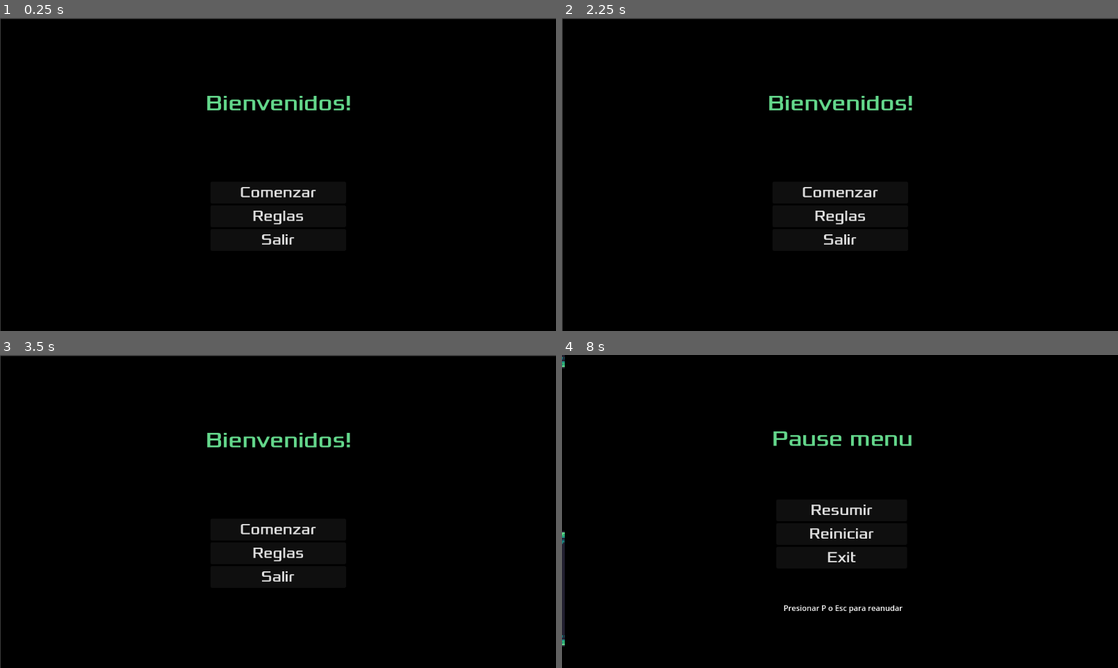
Above: before the commit, frames 1-4 (two rows, left to right).
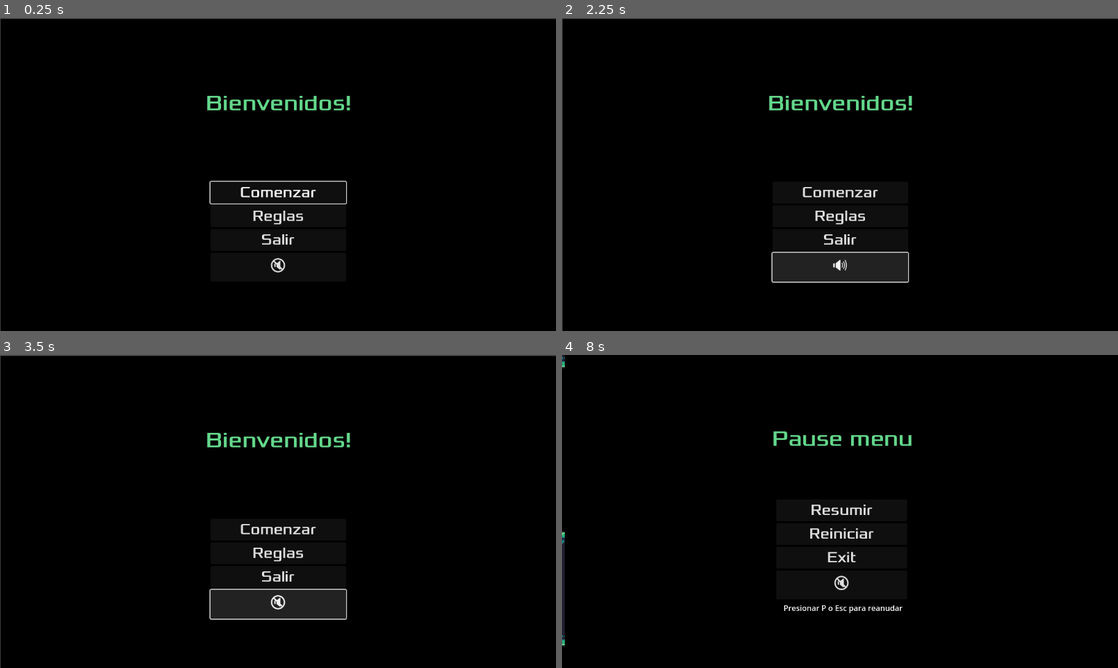
Above: after the commit, the same moments.

Repository: itsjoacor/Boss2
Game: Godot game, scene res://Menu/Main Menu/main_menu.tscn
Two runs of this game, one before a commit and one after it. Both use one fixed random seed, a clock stepped at 60 frames per second and the inputs below. Sound files missing from this copy of the repository are replaced by a short silence.
Inputs (mouse positions are in pixels of both pictures, inside the frame that each line leads up to):
- Up to frame 1 (0.25 s): no input
- Up to frame 2 (2.25 s): click "Reglas" at 0.5 s; click "Atras" at 1.25 s; click (840, 268) at 2 s, where only the run after the commit has a clickable "🔇"
- Up to frame 3 (3.5 s): click (278, 605) at 2.75 s, where only the run after the commit has a clickable "🔊"
- Up to frame 4 (8 s): click "Comenzar" at 3.5 s; tap Enter (ui_accept) at 4.25, 5.1, 6.6 s; hold Enter (ui_accept) 4.28-5.03 s; hold D (move_right) 4.28-5.78 s; tap J (jump) at 4.52, 5.27, 6.77, 7.52 s; hold A (move_left) 5.78-6.53 s; hold Enter (ui_accept) 5.78-6.53 s; hold D (move_right) from 6.53 s (still down); hold Enter (ui_accept) from 7.28 s (still down); tap P (pause) at 7.9 s

The runs differ from the first frame. In frame 1, 0.3% of the frame differs, in the area x 37-63%, y 52-82%; in frame 2, 2.5%, in the area x 37-63%, y 74-85%; in frame 3, 2.5%; in frame 4, less than 0.1%.

Commit message:
Joystick full func

Diff:
--- a/NewGmePlattformer/Levels/level.gd
+++ b/NewGmePlattformer/Levels/level.gd
@@ -49,6 +49,3 @@
 func _resume_game():
 	get_tree().paused = false
 	pause_menu.visible = false # Hide the pause menu
-
-func _process(delta):
-	print("Paused state: ", get_tree().paused)
--- a/NewGmePlattformer/Menu/Game Over/game_over.gd
+++ b/NewGmePlattformer/Menu/Game Over/game_over.gd
@@ -1,7 +1,8 @@
 extends CanvasLayer
 
 func _ready():
-	# Wait until the scene is fully ready
+	$Options/RetryButton.grab_focus()
+
 	await get_tree().process_frame
 	$Tiempo.text = "Tiempo: " + Global.get_formatted_time()
 	$Gemas.text = "Gemas: " + str(Global.gems_collected)
--- a/NewGmePlattformer/Menu/Game Won/game_won.gd
+++ b/NewGmePlattformer/Menu/Game Won/game_won.gd
@@ -1,7 +1,7 @@
 extends CanvasLayer
 
 func _ready():
-	# Wait until the scene is fully ready
+	$Options/Restart.grab_focus()
 
 	await get_tree().process_frame
 	$Tiempo.text = "Tiempo: " + Global.get_formatted_time()
--- a/NewGmePlattformer/Menu/Main Menu/main_menu.gd
+++ b/NewGmePlattformer/Menu/Main Menu/main_menu.gd
@@ -1,8 +1,8 @@
 extends CanvasLayer
 
-# Called when the node enters the scene tree for the first time.
 func _ready():
-	pass
+	$Options/Comenzar.grab_focus()
+	_update_mute_button()
 
 func _on_start_button_pressed():
 	Global.start_timer()
@@ -12,6 +12,20 @@
 	Global.gems_collected = 0  # Reset gems
 	get_tree().quit()
 
-
 func _on_reglas_pressed() -> void:
 	get_tree().change_scene_to_file("res://Menu/Rules/Rules.tscn")
+
+func _on_mute_button_pressed():
+	Global.is_muted = !Global.is_muted
+	if Global.is_muted:
+		AudioServer.set_bus_mute(AudioServer.get_bus_index("Master"), true)
+		$Options/MuteButton.text = "🔊"
+	else:
+		AudioServer.set_bus_mute(AudioServer.get_bus_index("Master"), false)
+		$Options/MuteButton.text = "🔇"
+
+func _update_mute_button():
+	if Global.is_muted:
+		$Options/MuteButton.text = "🔊"
+	else:
+		$Options/MuteButton.text = "🔇"
--- a/NewGmePlattformer/Menu/Main Menu/main_menu.tscn
+++ b/NewGmePlattformer/Menu/Main Menu/main_menu.tscn
@@ -48,6 +48,13 @@
 theme_override_font_sizes/font_size = 30
 text = "Salir"
 
+[node name="MuteButton" type="Button" parent="Options"]
+layout_mode = 2
+theme_override_fonts/font = ExtResource("2_tvur4")
+theme_override_font_sizes/font_size = 30
+text = "Silenciar"
+
 [connection signal="pressed" from="Options/Comenzar" to="." method="_on_start_button_pressed"]
 [connection signal="pressed" from="Options/Reglas" to="." method="_on_reglas_pressed"]
 [connection signal="pressed" from="Options/Exit" to="." method="_on_quit_button_pressed"]
+[connection signal="pressed" from="Options/MuteButton" to="." method="_on_mute_button_pressed"]
--- a/NewGmePlattformer/Menu/Pause Menu/pause_menu.gd
+++ b/NewGmePlattformer/Menu/Pause Menu/pause_menu.gd
@@ -2,18 +2,104 @@
 
 signal resume_requested
 
+# Variables de navegación
+var current_selection := 0
+var menu_items := []
+var navigation_enabled := true
 
+func _ready():
+	# Inicializar los botones en orden
+	menu_items = [
+		$CenterContainer/Resume,
+		$CenterContainer/Restart,
+		$CenterContainer/Quit,
+		$CenterContainer/MuteButton
+	]
+
+	# Configurar vecinos para navegación circular
+	_setup_navigation()
+
+	# Esperar un frame para que todo esté cargado antes de dar foco
+	await get_tree().process_frame
+	_update_selection()
+	_update_mute_button()
+
+	# Conectar para mantener actualizado el índice al moverse con mouse o teclado
+	get_viewport().gui_focus_changed.connect(_on_focus_changed)
+
+func _setup_navigation():
+	# Conexiones manuales de navegación entre botones
+	$CenterContainer/Resume.focus_neighbor_bottom = $CenterContainer/Restart.get_path()
+	$CenterContainer/Resume.focus_neighbor_top = $CenterContainer/MuteButton.get_path()
+
+	$CenterContainer/Restart.focus_neighbor_top = $CenterContainer/Resume.get_path()
+	$CenterContainer/Restart.focus_neighbor_bottom = $CenterContainer/Quit.get_path()
+
+	$CenterContainer/Quit.focus_neighbor_top = $CenterContainer/Restart.get_path()
+	$CenterContainer/Quit.focus_neighbor_bottom = $CenterContainer/MuteButton.get_path()
+
+	$CenterContainer/MuteButton.focus_neighbor_top = $CenterContainer/Quit.get_path()
+	$CenterContainer/MuteButton.focus_neighbor_bottom = $CenterContainer/Resume.get_path()
+
+func _update_selection():
+	if current_selection >= 0 and current_selection < menu_items.size():
+		menu_items[current_selection].grab_focus()
+
+func _on_focus_changed(control):
+	if control in menu_items:
+		current_selection = menu_items.find(control)
+
+func _input(event):
+	if not visible or not navigation_enabled:
+		return
+
+	if event.is_action_pressed("ui_down"):
+		current_selection = wrapi(current_selection + 1, 0, menu_items.size())
+		_update_selection()
+		get_viewport().set_input_as_handled()
+
+	elif event.is_action_pressed("ui_up"):
+		current_selection = wrapi(current_selection - 1, 0, menu_items.size())
+		_update_selection()
+		get_viewport().set_input_as_handled()
+
+	elif event.is_action_pressed("ui_accept"):
+		get_viewport().set_input_as_handled()
+		await get_tree().create_timer(0.01).timeout  # Evita conflictos con escena reiniciada
+		if current_selection >= 0 and current_selection < menu_items.size():
+			menu_items[current_selection].emit_signal("pressed")
+
+func _on_visibility_changed():
+	if visible:
+		await get_tree().process_frame
+		current_selection = 0
+		_update_selection()
+		navigation_enabled = true
+
+func _update_mute_button():
+	if Global.is_muted:
+		$CenterContainer/MuteButton.text = "🔊"
+	else:
+		$CenterContainer/MuteButton.text = "🔇"
+
+func _on_mute_button_pressed():
+	Global.is_muted = !Global.is_muted
+	var master_bus = AudioServer.get_bus_index("Master")
+	AudioServer.set_bus_mute(master_bus, Global.is_muted)
+	_update_mute_button()
 
 func _on_resume_pressed():
 	resume_requested.emit()
 
 func _on_restart_pressed():
+	navigation_enabled = false
 	Global.elapsed_time = 0.0
 	Global.start_timer()
-	Global.gems_collected = 0  # Reset gems
+	Global.gems_collected = 0
 	get_tree().paused = false
 	get_tree().reload_current_scene()
 
 func _on_quit_pressed():
-	Global.gems_collected = 0  # Reset gemsd
+	navigation_enabled = false
+	Global.gems_collected = 0
 	get_tree().quit()
--- a/NewGmePlattformer/Menu/Pause Menu/pause_menu.tscn
+++ b/NewGmePlattformer/Menu/Pause Menu/pause_menu.tscn
@@ -24,11 +24,19 @@
 text = "Pause menu"
 horizontal_alignment = 1
 
+[node name="Label" type="Label" parent="."]
+offset_left = 459.0
+offset_top = 512.0
+offset_right = 706.0
+offset_bottom = 535.0
+text = "Presionar P o Esc para reanudar"
+
 [node name="CenterContainer" type="VBoxContainer" parent="."]
 offset_left = 444.0
 offset_top = 299.0
 offset_right = 715.0
 offset_bottom = 409.0
+focus_mode = 2
 
 [node name="Resume" type="Button" parent="CenterContainer"]
 layout_mode = 2
@@ -48,13 +56,13 @@
 theme_override_font_sizes/font_size = 30
 text = "Exit"
 
-[node name="Label" type="Label" parent="."]
-offset_left = 459.0
-offset_top = 512.0
-offset_right = 706.0
-offset_bottom = 535.0
-text = "Presionar P o Esc para reanudar"
+[node name="MuteButton" type="Button" parent="CenterContainer"]
+layout_mode = 2
+theme_override_fonts/font = ExtResource("3_hf0nn")
+theme_override_font_sizes/font_size = 30
+text = "Silenciar"
 
 [connection signal="pressed" from="CenterContainer/Resume" to="." method="_on_resume_pressed"]
 [connection signal="pressed" from="CenterContainer/Restart" to="." method="_on_restart_pressed"]
 [connection signal="pressed" from="CenterContainer/Quit" to="." method="_on_quit_pressed"]
+[connection signal="pressed" from="CenterContainer/MuteButton" to="." method="_on_mute_button_pressed"]
--- a/NewGmePlattformer/Menu/Rules/Rules.tscn
+++ b/NewGmePlattformer/Menu/Rules/Rules.tscn
@@ -45,10 +45,17 @@
 horizontal_alignment = 1
 
 [node name="Options" type="VBoxContainer" parent="."]
-offset_left = 70.0
-offset_top = 579.0
-offset_right = 212.0
-offset_bottom = 683.0
+offset_left = 499.0
+offset_top = 535.0
+offset_right = 665.0
+offset_bottom = 639.0
+
+[node name="Comenzar" type="Button" parent="Options"]
+layout_mode = 2
+theme_override_colors/font_hover_pressed_color = Color(0, 0, 0, 1)
+theme_override_fonts/font = ExtResource("2_gbofm")
+theme_override_font_sizes/font_size = 30
+text = "Comenzar"
 
 [node name="Atras" type="Button" parent="Options"]
 layout_mode = 2
@@ -56,18 +63,5 @@
 theme_override_font_sizes/font_size = 30
 text = "Atras"
 
-[node name="Options2" type="VBoxContainer" parent="."]
-offset_left = 942.0
-offset_top = 577.0
-offset_right = 1084.0
-offset_bottom = 608.0
-
-[node name="Comenzar" type="Button" parent="Options2"]
-layout_mode = 2
-theme_override_colors/font_hover_pressed_color = Color(0, 0, 0, 1)
-theme_override_fonts/font = ExtResource("2_gbofm")
-theme_override_font_sizes/font_size = 30
-text = "Comenzar"
-
+[connection signal="pressed" from="Options/Comenzar" to="." method="_on_comenzar_pressed"]
 [connection signal="pressed" from="Options/Atras" to="." method="_on_atras_pressed"]
-[connection signal="pressed" from="Options2/Comenzar" to="." method="_on_comenzar_pressed"]
--- a/NewGmePlattformer/Menu/Rules/rules.gd
+++ b/NewGmePlattformer/Menu/Rules/rules.gd
@@ -2,7 +2,7 @@
 
 # Called when the node enters the scene tree for the first time.
 func _ready():
-	pass
+	$Options/Atras.grab_focus()
 
 
 func _on_fullscreen_button_pressed():
--- a/NewGmePlattformer/global.gd
+++ b/NewGmePlattformer/global.gd
@@ -2,6 +2,8 @@
 
 var gems_collected = 0
 var current_level = 1
+var is_muted := false
+
 
 var elapsed_time := 0.0
 var timer_running := false
Not shown: 1 places in NewGmePlattformer/Menu/Game Won/game_won.tscn that only renumber resources
